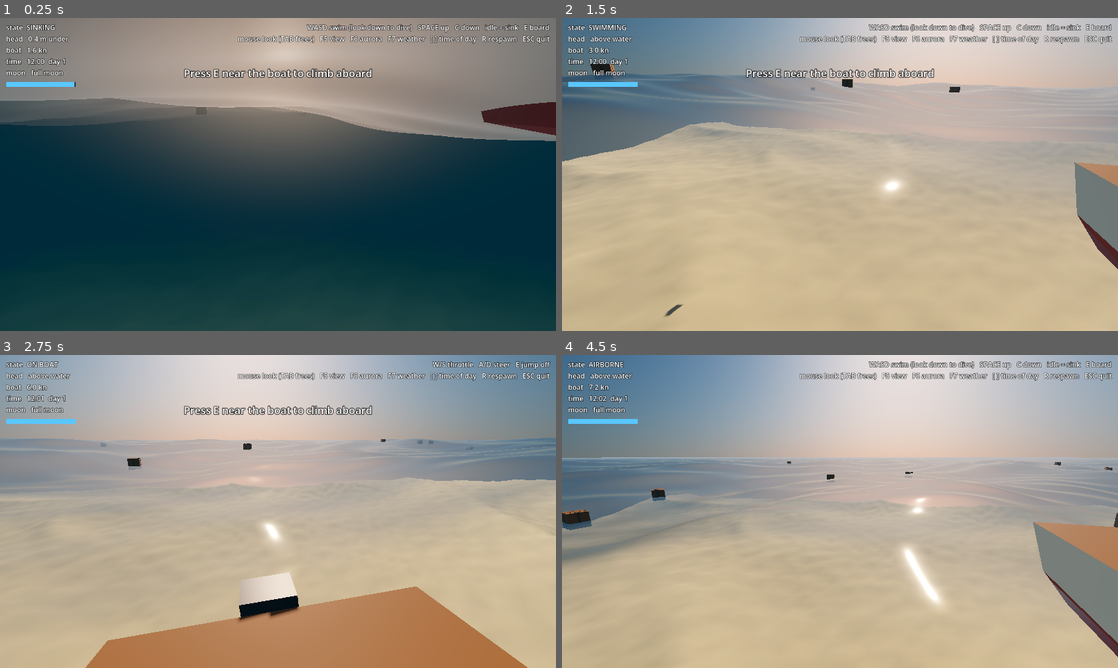
Above: before the commit, frames 1-4 (two rows, left to right).
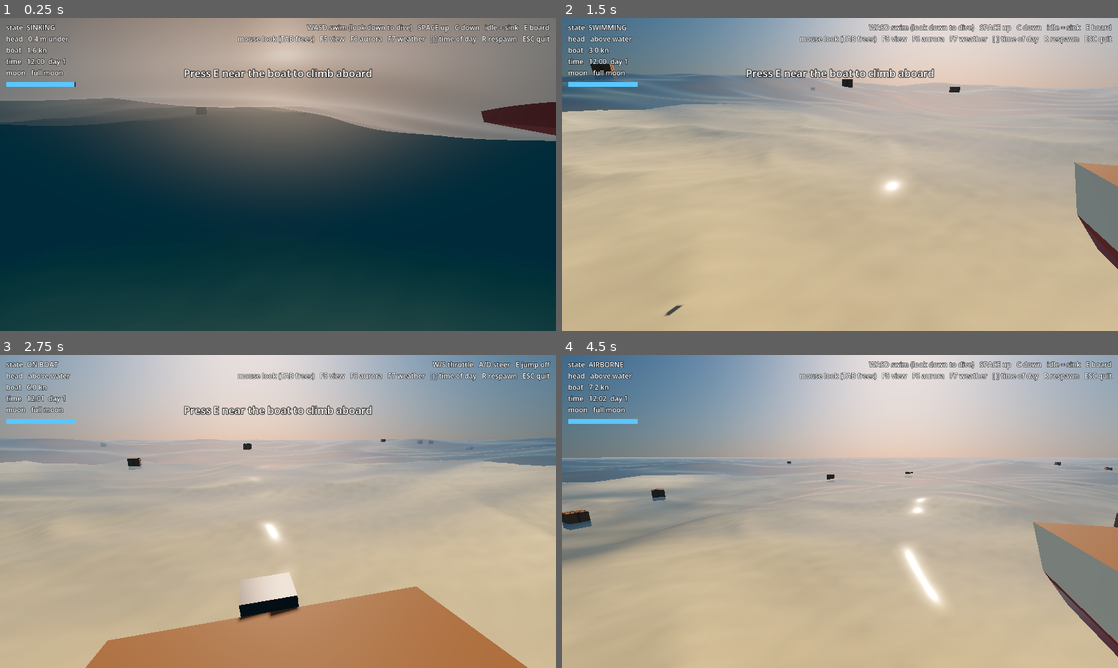
Above: after the commit, the same moments.

Repository: DocRountree/game
Game: Godot game, scene res://src/world/open_ocean/open_ocean.tscn
Same seed, same stepped clock (60 frames per second), same inputs: the game is played once before the commit and once after it.
Inputs (mouse positions are in pixels of both pictures, inside the frame that each line leads up to):
- Up to frame 1 (0.25 s): no input
- Up to frame 2 (1.5 s): tap E (interact) at 0.5, 1.25 s; move the mouse to (867, 174) at 0.52 s; hold W (move_forward) from 0.53 s (still down); tap Down (camera_down) at 0.6 s; move the mouse to (812, 174) at 1.27 s; tap Left (camera_left) at 1.35 s
- Up to frame 3 (2.75 s): keep holding W (move_forward); tap E (interact) at 2 s; move the mouse to (289, 505) at 2.02 s; tap Right (camera_right) at 2.1 s
- Up to frame 4 (4.5 s): keep holding W (move_forward); tap E (interact) at 2.75, 3.5, 4.35 s; move the mouse to (834, 517) at 2.77 s; tap Up (camera_up) at 2.85 s; move the mouse to (878, 514) at 3.52 s; tap C (dive) at 3.6 s; move the mouse to (795, 508) at 4.27 s

The runs differ from the first frame. In frame 2, 3.9% of the frame differs, in the area x 0-69%, y 27-96%; in frame 3, 2.1%; in frame 4, 2.4%.

Commit message:
Seafloor: generate patches on a worker thread, 768 m patches started well before the edge

Diff:
--- a/src/systems/water/seafloor/seafloor.gd
+++ b/src/systems/water/seafloor/seafloor.gd
@@ -5,10 +5,14 @@
 ## patch around the focus that is rebuilt as it moves. Seafloor.height_at()
 ## answers anywhere, so other systems (depth readouts, sampling, spawning) can
 ## ask for the bottom without the mesh.
+##
+## Patches are generated on a worker thread and swapped in when ready, so
+## swimming never waits for terrain: a new patch is started once the focus is
+## REBUILD_DISTANCE from the current centre, far inside the patch's edge.
 
-const SIZE := 128                  ## Cells per side of the patch.
-const CELL := 3.0                  ## m per cell: the patch is ~384 m across.
-const REBUILD_DISTANCE := 60.0     ## Rebuild once the focus is this far from the patch centre.
+const SIZE := 192                  ## Cells per side of the patch.
+const CELL := 4.0                  ## m per cell: the patch is ~768 m across.
+const REBUILD_DISTANCE := 120.0    ## Start the next patch this far from the current centre (edge is 384 m out).
 
 @export var focus: Node3D
 @export var material: Material
@@ -22,6 +26,9 @@
 var _body := StaticBody3D.new()
 var _shape := CollisionShape3D.new()
 var _centre := Vector2(INF, INF)
+var _task := -1                    # WorkerThreadPool task building the next patch
+var _pending_centre := Vector2.ZERO
+var _result := {}                  # filled by the worker
 
 
 ## Height of the sea floor (m, negative = below sea level) at world (x, z).
@@ -59,27 +66,45 @@
 	_body.collision_mask = 0
 	_body.add_child(_shape)
 	add_child(_body)
-	_rebuild(Vector2.ZERO if focus == null else Vector2(focus.global_position.x, focus.global_position.z))
+	# the first patch is built right away, so there is a floor from the start
+	var at := Vector2.ZERO if focus == null else Vector2(focus.global_position.x, focus.global_position.z)
+	_pending_centre = (at / CELL).round() * CELL
+	_generate()
+	_apply()
 
 
 func _physics_process(_delta: float) -> void:
 	if focus == null:
 		return
+	if _task >= 0:
+		if WorkerThreadPool.is_task_completed(_task):
+			WorkerThreadPool.wait_for_task_completion(_task)
+			_task = -1
+			_apply()
+		return
 	var p := Vector2(focus.global_position.x, focus.global_position.z)
 	if p.distance_to(_centre) > REBUILD_DISTANCE:
-		_rebuild(p)
+		# snap to whole cells so the floor never swims as the patch moves
+		_pending_centre = (p / CELL).round() * CELL
+		_task = WorkerThreadPool.add_task(_generate)
 
 
-func _rebuild(at: Vector2) -> void:
-	# snap to whole cells so the floor never swims as the patch moves
-	_centre = (at / CELL).round() * CELL
+func _exit_tree() -> void:
+	if _task >= 0:
+		WorkerThreadPool.wait_for_task_completion(_task)
+		_task = -1
+
+
+# Worker thread: heights and mesh arrays only (no scene or server calls).
+func _generate() -> void:
+	var c := _pending_centre
 	var n := SIZE + 1
 	var half := SIZE * CELL * 0.5
 	var heights := PackedFloat32Array()
 	heights.resize(n * n)
 	for j in n:
 		for i in n:
-			heights[j * n + i] = height_at(_centre.x - half + i * CELL, _centre.y - half + j * CELL)
+			heights[j * n + i] = height_at(c.x - half + i * CELL, c.y - half + j * CELL)
 	var verts := PackedVector3Array()
 	var normals := PackedVector3Array()
 	var colours := PackedColorArray()
@@ -115,14 +140,22 @@
 	arrays[Mesh.ARRAY_NORMAL] = normals
 	arrays[Mesh.ARRAY_COLOR] = colours
 	arrays[Mesh.ARRAY_INDEX] = idx
+	_result = {"centre": c, "arrays": arrays, "heights": heights}
+
+
+# Main thread: swap the finished patch in.
+func _apply() -> void:
+	var c: Vector2 = _result.centre
+	var n := SIZE + 1
 	var mesh := ArrayMesh.new()
-	mesh.add_surface_from_arrays(Mesh.PRIMITIVE_TRIANGLES, arrays)
+	mesh.add_surface_from_arrays(Mesh.PRIMITIVE_TRIANGLES, _result.arrays)
 	_mesh.mesh = mesh
-	_mesh.position = Vector3(_centre.x, 0.0, _centre.y)
+	_mesh.position = Vector3(c.x, 0.0, c.y)
 	var hm := HeightMapShape3D.new()
 	hm.map_width = n
 	hm.map_depth = n
-	hm.map_data = heights
+	hm.map_data = _result.heights
 	_shape.shape = hm
 	_shape.scale = Vector3(CELL, 1.0, CELL)
-	_body.position = Vector3(_centre.x, 0.0, _centre.y)
+	_body.position = Vector3(c.x, 0.0, c.y)
+	_centre = c
Not shown, changed: docs/ARCHITECTURE.md
